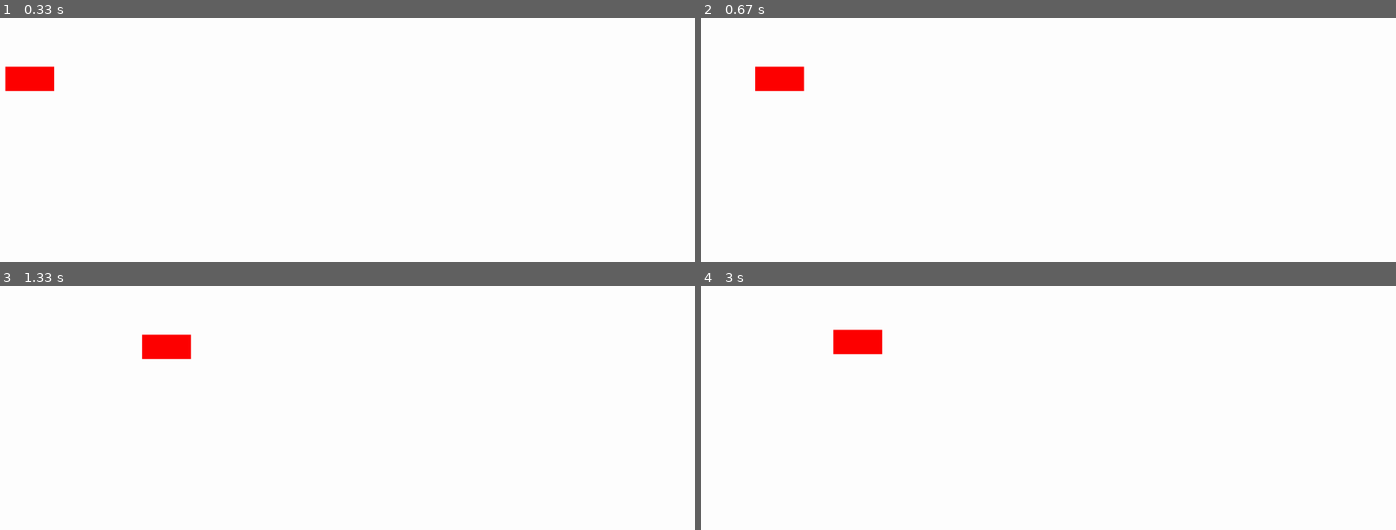
Above: before the commit, frames 1-4 (two rows, left to right).
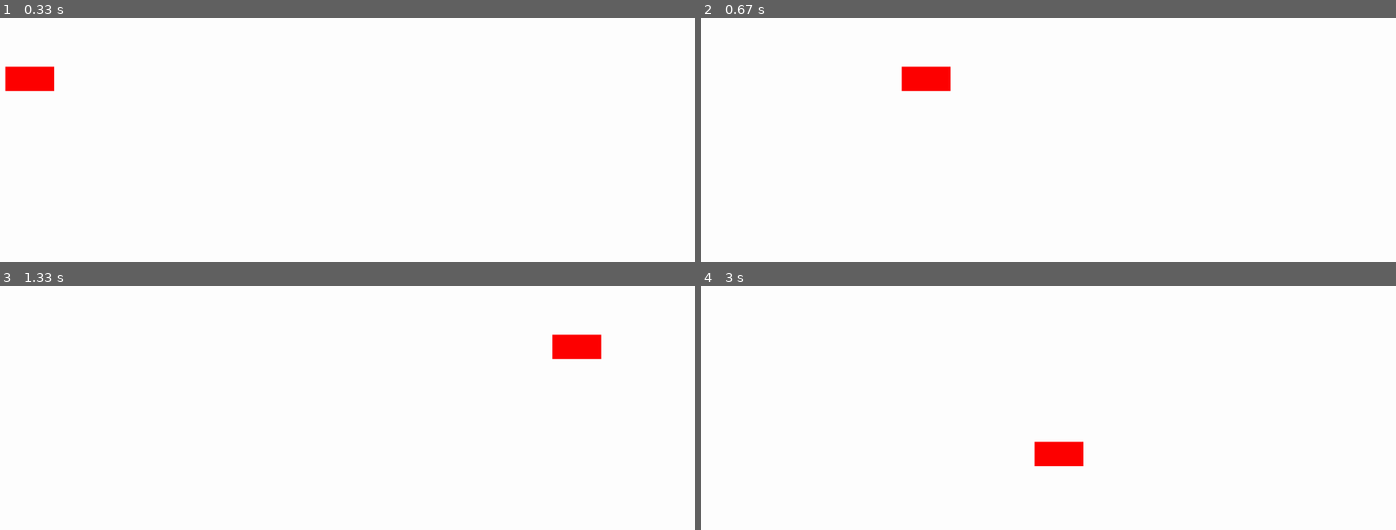
Above: after the commit, the same moments.

Repository: Tanner-Davison/PyGame
Game: pygame game, started from hello.py
Two runs of this game, one before a commit and one after it. Both use one fixed random seed, a clock stepped at 60 frames per second and the inputs below.
Inputs:
- Up to frame 1 (0.33 s): no input
- Up to frame 2 (0.67 s): hold W from 0.33 s (still down); hold Right from 0.33 s (still down)
- Up to frame 3 (1.33 s): release W at 0.8 s; release Right at 0.8 s; hold Right 0.83-1.3 s
- Up to frame 4 (3 s): hold Up 1.33-1.63 s; hold Right 1.67-2.13 s; hold Left 2.17-2.7 s; hold Down from 2.73 s (still down)

Frame 1 is identical in both runs. In frame 2, 1.5% of the frame differs, in the area x 7-37%, y 19-31%; in frame 3, 1.5%; in frame 4, 1.5%.

Commit message:
created a class instance for my game character

Diff:
--- a/hello.py
+++ b/hello.py
@@ -4,12 +4,13 @@
 
 screen = pygame.display.set_mode((1512, 982), vsync=1)
 
-rect_x = 100
-rect_y = 100
-rect_width = 100
-rect_height = 50
-rect_color = (255, 0, 0)  # Red
-rect_speed = 5
+class MyGameChar:
+    x = 100 #sets x position on screen
+    y = 100 #sets y position on screen
+    width = 100
+    height = 50
+    color = (255, 0, 0)
+    speed = 20
 
 running = True
 while running:
@@ -20,27 +21,32 @@
 
     keys = pygame.key.get_pressed()
     if keys[pygame.K_UP]:
-        rect_y -= rect_speed
+        MyGameChar.y -= MyGameChar.speed
     if keys[pygame.K_DOWN]:
-        rect_y += rect_speed
+        MyGameChar.y += MyGameChar.speed
     if keys[pygame.K_LEFT]:
-        rect_x -= rect_speed
+        MyGameChar.x -= MyGameChar.speed
     if keys[pygame.K_RIGHT]:
-        rect_x += rect_speed
+        MyGameChar.x += MyGameChar.speed
+    if keys[pygame.K_w]:
+        MyGameChar.width
 
 
-    if rect_x < 0:
-        rect_x = 0
-    if rect_x > screen.get_width() - rect_width:
-        rect_x = screen.get_width() - rect_width
-    if rect_y < 0:
-        rect_y = 0
-    if rect_y > screen.get_height() - rect_height-100:
-        rect_y = screen.get_height() - rect_height-100
+    if MyGameChar.x < 0:
+       MyGameChar.x = 0
+    if MyGameChar.x > screen.get_width() - MyGameChar.width:
+        MyGameChar.x = screen.get_width() - MyGameChar.width
+    if MyGameChar.y < 0:
+        MyGameChar.y = 0
+    if MyGameChar.y > screen.get_height() - MyGameChar.height-100:
+        f = open("latest_moves.txt", "w")
+        f.write("bottom border was hit!\n")
+        f.close()
+        MyGameChar.y = screen.get_height() - MyGameChar.height-100
 
 
     screen.fill((255, 255, 255))
-    pygame.draw.rect(screen, rect_color, (rect_x, rect_y, rect_width, rect_height))
+    pygame.draw.rect(screen, MyGameChar.color, (MyGameChar.x, MyGameChar.y, MyGameChar.width, MyGameChar.height))
 
     pygame.display.flip()
 
--- /dev/null
+++ b/latest_moves.txt
@@ -0,0 +1 @@
+bottom border was hit!
--- /dev/null
+++ b/recent_moves.txt
@@ -0,0 +1 @@
+bottom border was hit!
